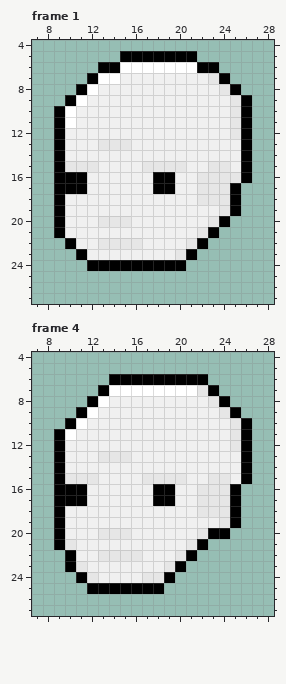
Two versions of one pixel-art file, Assets/Sprites/Bodies/Human/Heads/Heads.aseprite. Above is the file before it was changed.
32x32 pixels, 4 frames. Colours within 5 levels of each other are drawn and written as one. Shown: frame 1: x 7..28, y 4..27; frame 4: x 7..28, y 4..27. The commit also changed other frames, which this record leaves out.
After the commit:
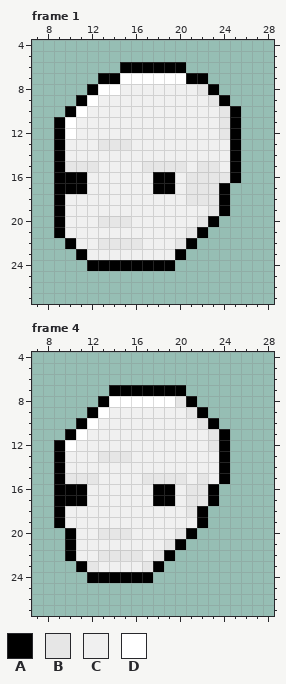
Palette (. is transparent): A #000000  B #e6e6e6  C #f0f0f0  D #ffffff
From old to new:
layer "Layer 1" now hidden
Frame 1, layer "белый":
y 5: x 15..21 AAAAAAA -> .......
y 6: x 13..23 AADDDDDDDAA -> ..AAAAAA...
y 7: x 12..24 ADDCCCCCCCCBA -> .AADDDDDDAA..
y 8: x 11..14 ADCC -> .ADD; x 22..25 CCBA -> BA..
y 9: x 10..12 ADC -> .AD; x 23..26 CCBA -> BA..
y 10: x 9..11 ADC -> .AD; x 24..26 CBA -> BA.
y 11: x 24..26 CBA -> BA.
y 12: x 10 C -> D; x 24..26 CBA -> BA.
y 13..14: x 25..26 CA -> A.
y 15: x 22 C -> B; x 24..26 BCA -> CA.
y 16: x 21 C -> B; x 25..26 BA -> A.
y 17..18: x 21 C -> B; x 24..25 BA -> A.
y 19: x 23..25 CBA -> BA.
y 20: x 22..24 CBA -> BA.
y 21: x 21..23 CBA -> BA.
y 22: x 20..22 CBA -> BA.
y 23: x 20..21 BA -> A.
y 24: x 20 A -> .
Frame 4, layer "белый":
y 6: x 14..22 AAAAAAAAA -> .........
y 7: x 13..23 ADDDDDDDDBA -> .AAAAAAA...
y 8: x 12..24 ADCCCCCCCCCBA -> .ADDDDDDBA...
y 9: x 11..13 ADC -> .AD; x 21..25 CCCBA -> BA...
y 10: x 10..12 ADC -> .AD; x 22..26 CCCBA -> BA...
y 11: x 9..11 ADC -> .AD; x 23..26 CCBA -> BA..
y 12: x 10 C -> D; x 23..26 CCBA -> BA..
y 13..14: x 24..26 CCA -> A..
y 15: x 22..26 CBBCA -> BCA..
y 16..17: x 21 C -> B; x 23..25 BBA -> A..
y 18: x 21..25 CBBBA -> BA...
y 19: x 22..25 CCBA -> A...
y 20: x 9..10 AC -> .A; x 20..24 CCBAA -> BA...
y 21: x 9..10 AB -> .A; x 19..22 CCBA -> BA..
y 22: x 18..21 CCBA -> BA..
y 23: x 10..12 ABC -> .AB; x 17..20 CCBA -> BA..
y 24: x 11..19 ABCCCCBBA -> .AAAAAA..
y 25: x 12..18 AAAAAAA -> .......
Boxes around the changes in both pictures, in picture pixels (x1, y1, x2, y2):
changed: (54, 51, 252, 271)
changed: (54, 374, 252, 594)
